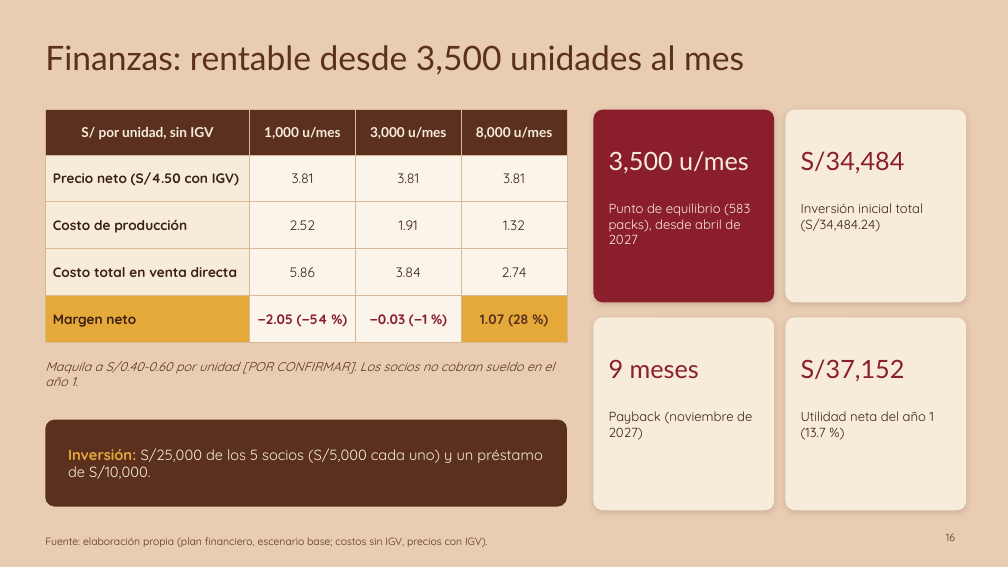
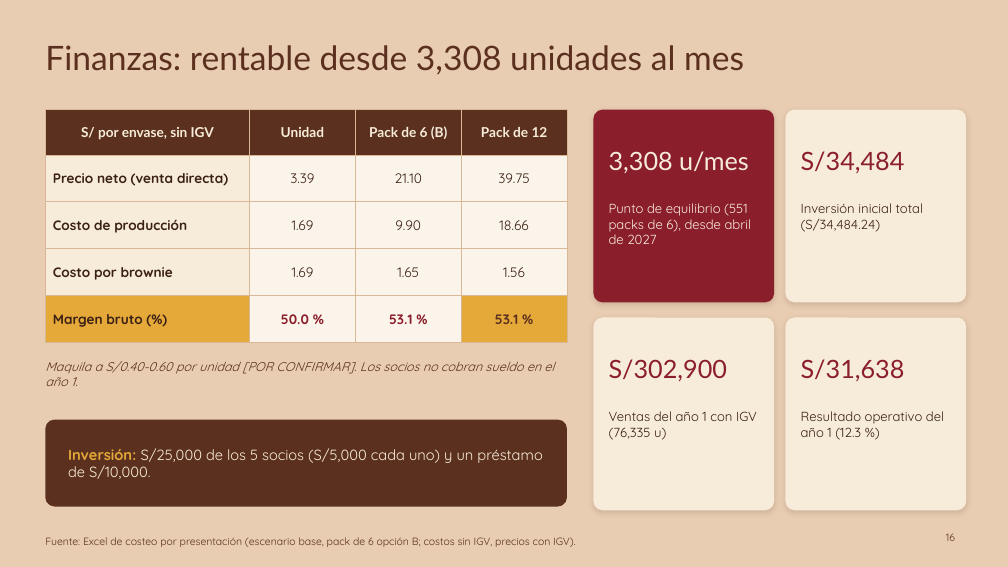
Before and after one commit to Darknow-web/Desarrollo-y-lanzamiento-de-producto-y-marca, a slide deck: slide 16 of 04-reformulacion/T1-presentacion-AndiBite-2-0.pptx. Drawn at 1008x567 pixels with LibreOffice and Linux fonts; fonts in the diff are those of the drawing. Boxes give left, top, right and bottom in pixels: in the first picture for what was removed or moved away, otherwise in the second. Text is boxed around its words. In the diff, an @@ line names an element or a change of style, - is before the commit and + after.

```diff
--- a/04-reformulacion/T1-presentacion-AndiBite-2-0.pptx
+++ b/04-reformulacion/T1-presentacion-AndiBite-2-0.pptx
@@ title at box(45, 45, 744, 74): text changed @@
-Finanzas: rentable desde 3,500 unidades al mes
+Finanzas: rentable desde 3,308 unidades al mes
@@ table at box(45, 110, 567, 331) @@
-row 1: S/ por unidad, sin IGV | 1,000 u/mes | 3,000 u/mes | 8,000 u/mes
+row 1: S/ por envase, sin IGV | Unidad | Pack de 6 (B) | Pack de 12
-row 2: Precio neto (S/4.50 con IGV) | 3.81 | 3.81 | 3.81
+row 2: Precio neto (venta directa) | 3.39 | 21.10 | 39.75
-row 3: Costo de producción | 2.52 | 1.91 | 1.32
+row 3: Costo de producción | 1.69 | 9.90 | 18.66
-row 4: Costo total en venta directa | 5.86 | 3.84 | 2.74
+row 4: Costo por brownie | 1.69 | 1.65 | 1.56
-row 5: Margen neto | −2.05 (−54 %) | −0.03 (−1 %) | 1.07 (28 %)
+row 5: Margen bruto (%) | 50.0 % | 53.1 % | 53.1 %
@@ text at box(609, 151, 749, 173): text changed @@
-3,500 u/mes
+3,308 u/mes
@@ text at box(609, 203, 752, 244): text changed @@
-Punto de equilibrio (583 packs), desde abril de 2027
+Punto de equilibrio (551 packs de 6), desde abril de 2027
@@ text at box(609, 359, 728, 381): text changed @@
-9 meses
+S/302,900
@@ text at box(801, 359, 905, 381): text changed @@
-S/37,152
+S/31,638
@@ text at box(609, 411, 757, 440): text changed @@
-Payback (noviembre de 2027)
+Ventas del año 1 con IGV (76,335 u)
@@ text at box(801, 411, 944, 440): text changed @@
-Utilidad neta del año 1 (13.7 %)
+Resultado operativo del año 1 (12.3 %)
@@ text at box(45, 537, 575, 547): text changed @@
-Fuente: elaboración propia (plan financiero, escenario base; costos sin IGV, precios con IGV).
+Fuente: Excel de costeo por presentación (escenario base, pack de 6 opción B; costos sin IGV, precios con IGV).
```
Also in this commit, not shown: 7 other slides changed, 11 other files.
